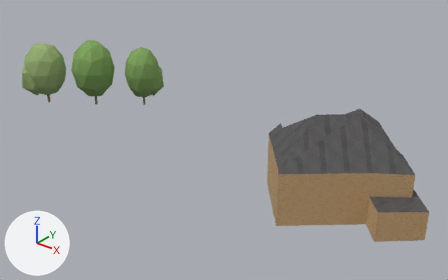
One commit to the glTF model viewer/districts/2020-kiel/chunks/c_6_-7.glb: the scene before it, then after it.
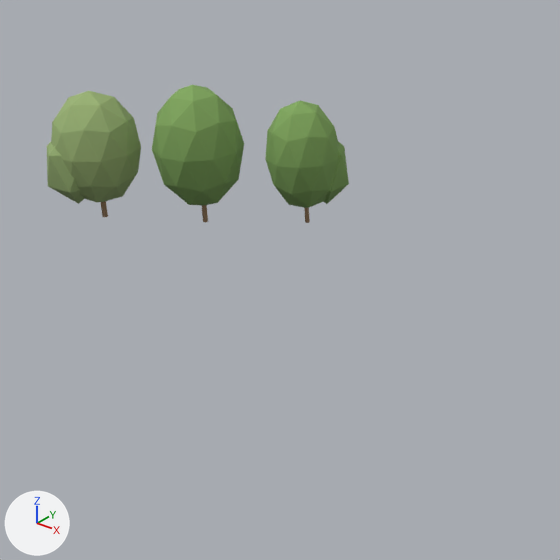
Each version appears first whole from a 50 mm camera at (1798.1, -1598.8, 37.3) aimed at (1752.6, -1541.9, 2.0), and next in a close-up on the part from 0% to 59% of the width and 0% to 94% of the height. Lighting does not change. The marker at lower left points along +X, +Y and +Z. The older version's two pictures come first. Where no turn or scale is listed for an object, it has been applied to the vertices. Vertices at exactly the same position are counted once.

The first close-up shows 'tree_8748', 'tree_round_0', 'tree_round_0.001'.
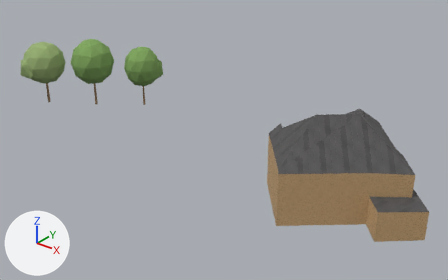
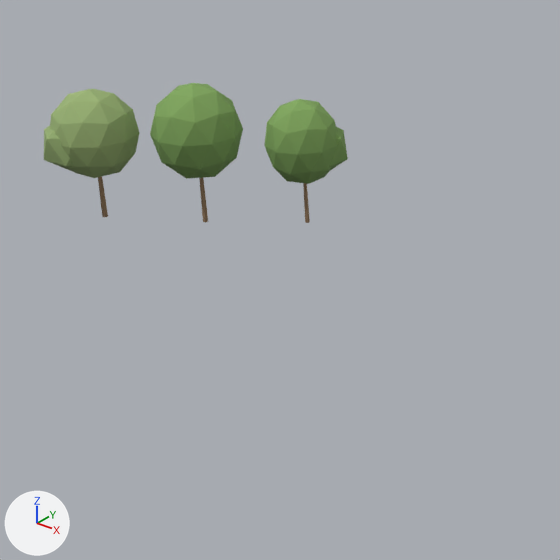
Edits to the scene script, one JSON object a line:
```json
{"block": "me_tree_round_1", "where": "# used by ob_tree_8748; parent = ob_trees_6__7; location = (-6.58, -4.046, 4.81); rotation_euler = (0.0, 0.0, -2.739), in degrees (0, 0, -157); scale = (4.61, 4.61, 4.81)"}
{"block": "me_tree_round_1", "where": "# before: 7 (-0.01, 0.03, 0.06), 8 (0.01, 0.02, 0.06), 14 (0.01, -0.02, 0.06), 20 (-0.01, -0.03, 0.06), 27 (-0.04, -0.02, 0.06)"}
{"block": "me_tree_round_1", "where": "# before: 29 (-0.04, 0.02, 0.06)"}
{"op": "remove", "block": "me_tree_round_1", "code": "me_tree_round_1.from_pydata(...)  # 66 vertices, 120 faces; spans x -0.68..0.68, y -0.7..0.7, z -1.0..1.0"}
{"op": "add", "block": "me_tree_round_1", "code": "me_tree_round_1.from_pydata(...)  # 66 vertices, 120 faces; spans x -0.67..0.67, y -0.69..0.69, z -1.0..1.0"}
{"block": "me_tree_round_1", "change": "me_tree_round_1 part 1: the loose piece of 42 vertices spanning x -0.68..0.65, y -0.7..0.7, z -0.76..1.0 is scaled about its middle by (0.989, 0.989, 0.767), then moved by (0.0, 0.0, 0.21)"}
{"block": "me_tree_round_1", "change": "me_tree_round_1 part 2: the loose piece of 12 vertices spanning x -0.17..0.68, y -0.13..0.68, z -0.72..0.52 is scaled about its middle by (0.989, 0.989, 0.712), then moved by (0.0, 0.0, 0.32)"}
{"block": "me_tree_round_1", "change": "me_tree_round_1 part 3"}
{"op": "add", "block": "me_tree_round_1", "code": "for i in [7, 8, 14, 20, 27, 29]: me_tree_round_1.vertices[i].co += Vector((0.0, 0.0, -0.35))"}
{"block": "me_tree_round_0", "where": "# used by ob_tree_round_0; parent = ob_trees_6__7; location = (-0.0155, 0.0637, 5.17); rotation_euler = (0.0, 0.0, 1.81), in degrees (0, 0, 104); scale = (4.64, 4.64, 5.17)"}
{"block": "me_tree_round_0", "where": "# before: 7 (-0.01, 0.03, 0.06), 8 (0.01, 0.02, 0.06), 14 (0.01, -0.02, 0.06), 20 (-0.01, -0.03, 0.06), 27 (-0.04, -0.02, 0.06)"}
{"block": "me_tree_round_0", "where": "# before: 29 (-0.04, 0.02, 0.06)"}
{"op": "remove", "block": "me_tree_round_0", "code": "me_tree_round_0.from_pydata(...)  # 66 vertices, 120 faces; spans x -0.68..0.68, y -0.7..0.7, z -1.0..1.0"}
{"op": "add", "block": "me_tree_round_0", "code": "me_tree_round_0.from_pydata(...)  # 66 vertices, 120 faces; spans x -0.67..0.67, y -0.69..0.69, z -1.0..1.0"}
{"block": "me_tree_round_0", "change": "me_tree_round_0 part 4: the loose piece of 42 vertices spanning x -0.68..0.65, y -0.7..0.7, z -0.76..1.0 is scaled about its middle by (0.989, 0.989, 0.767), then moved by (0.0, 0.0, 0.21)"}
{"block": "me_tree_round_0", "change": "me_tree_round_0 part 5: the loose piece of 12 vertices spanning x -0.17..0.68, y -0.13..0.68, z -0.72..0.52 is scaled about its middle by (0.989, 0.989, 0.712), then moved by (0.0, 0.0, 0.32)"}
{"block": "me_tree_round_0", "change": "me_tree_round_0 part 6"}
{"op": "add", "block": "me_tree_round_0", "code": "for i in [7, 8, 14, 20, 27, 29]: me_tree_round_0.vertices[i].co += Vector((0.0, 0.0, -0.35))"}
{"op": "set", "path": "ob_tree_8748.location", "old": "(-6.58, -4.046, 4.81)", "new": "(-6.58, -4.046, 4.862)"}
{"op": "set", "path": "ob_tree_8748.scale", "old": "(4.61, 4.61, 4.81)", "new": "(4.66, 4.66, 4.86)"}
{"op": "set", "path": "ob_tree_round_0.location", "old": "(-0.0155, 0.0637, 5.17)", "new": "(-0.0155, 0.0637, 5.226)"}
{"op": "set", "path": "ob_tree_round_0.scale", "old": "(4.64, 4.64, 5.17)", "new": "(4.69, 4.69, 5.23)"}
{"op": "set", "path": "ob_tree_round_0_001.location", "old": "(6.005, 4.562, 4.625)", "new": "(6.005, 4.562, 4.675)"}
{"op": "set", "path": "ob_tree_round_0_001.scale", "old": "(3.9, 3.9, 4.62)", "new": "(3.94, 3.94, 4.68)"}
```

Changed parts and their boxes (x1, y1, x2, y2) in the close-ups (560 x 560 px; the box of a moved part takes in the faces that stretch with it):
```json
{"object": "tree_8748", "change": "reshaped, moved, rescaled", "before": [47, 91, 141, 217], "after": [44, 89, 139, 217]}
{"object": "tree_round_0", "change": "reshaped, moved, rescaled", "before": [152, 85, 244, 222], "after": [150, 83, 243, 222]}
{"object": "tree_round_0.001", "change": "reshaped, moved, rescaled", "before": [265, 100, 349, 223], "after": [264, 99, 348, 223]}
{"part": 1, "of": "me_tree_round_1", "change": "moved or reshaped", "before": [51, 91, 141, 202], "after": [50, 89, 139, 178]}
{"part": 2, "of": "me_tree_round_1", "change": "moved or reshaped", "before": [47, 141, 85, 204], "after": [44, 126, 74, 172]}
{"part": 3, "of": "me_tree_round_1", "change": "moved or reshaped", "before": [101, 201, 108, 217], "after": [98, 176, 108, 217], "on screen": "mostly hidden"}
{"part": 4, "of": "me_tree_round_0", "change": "moved or reshaped", "before": [152, 85, 339, 208], "after": [150, 83, 337, 184]}
{"part": 5, "of": "me_tree_round_0", "change": "moved or reshaped", "before": [323, 142, 349, 204], "after": [329, 127, 348, 170]}
{"part": 6, "of": "me_tree_round_0", "change": "moved or reshaped", "before": [202, 205, 310, 223], "after": [199, 178, 310, 223], "on screen": "mostly hidden"}
```
